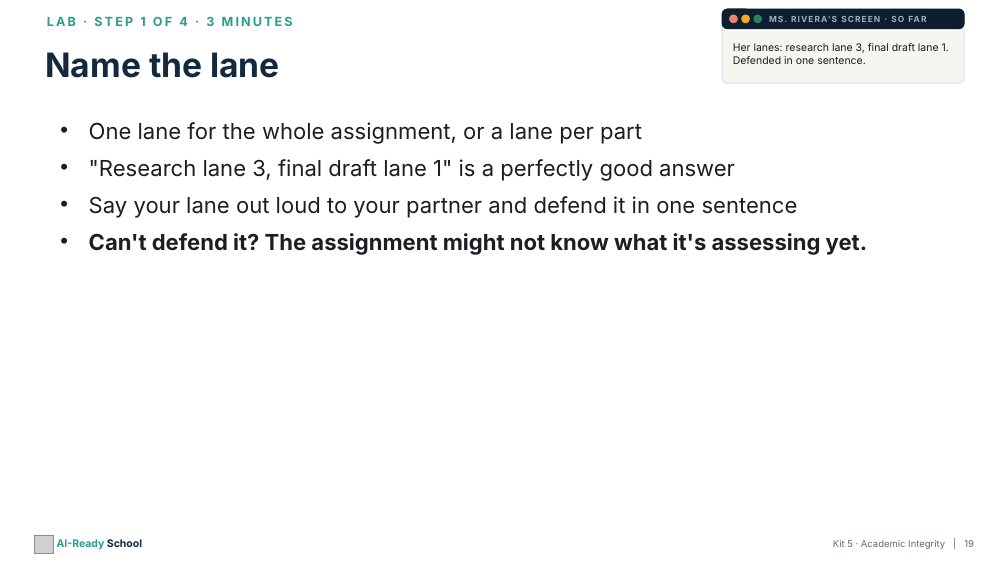
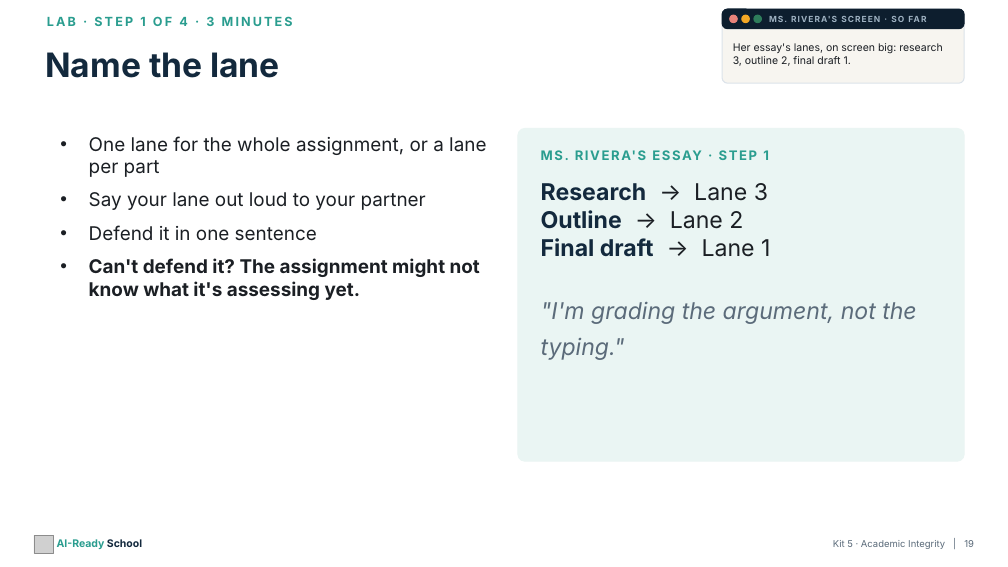
Before and after one commit to aspinozzi1/Ai-School-Ready, a slide deck: slide 19 of kits/kit05/Kit05_PresentationDeck.pptx. Drawn at 1008x567 pixels with LibreOffice and Linux fonts; fonts in the diff are those of the drawing; grey boxes stand for pictures. Boxes give left, top, right and bottom in pixels: in the first picture for what was removed or moved away, otherwise in the second. Text is boxed around its words. In the diff, an @@ line names an element or a change of style, - is before the commit and + after.

```diff
--- a/kits/kit05/Kit05_PresentationDeck.pptx
+++ b/kits/kit05/Kit05_PresentationDeck.pptx
@@ text at (x1=733, y1=43, x2=942, y2=66): text changed @@
-Her lanes: research lane 3, final draft lane 1. Defended in one sentence.
+Her essay's lanes, on screen big: research 3, outline 2, final draft 1.
@@ text "One lane for the whole ..." moved from (x1=89, y1=122, x2=867, y2=255) to (x1=89, y1=136, x2=486, y2=300) @@
@@ text at (x1=89, y1=136, x2=486, y2=300): size 21 to 18 pt in "One lane for the whole assignment, or ...", "Can't defend it? The assignment might not ..." @@
@@ rounded rectangle added at (x1=518, y1=129, x2=964, y2=461), fill #EAF5F3, outline #EAF5F3 1 pt @@
@@ text added at (x1=554, y1=150, x2=769, y2=160), 12.5 pt, text #2A9D8F, bold @@
+MS. RIVERA'S ESSAY · STEP 1
@@ text at (x1=89, y1=192, x2=426, y2=241): text changed; size 21 to 18 pt @@
-• "Research lane 3, final draft lane 1" is a perfectly good answer
-• Say your lane out loud to your partner and defend it in one sentence
+• Say your lane out loud to your partner
+• Defend it in one sentence
@@ text added at (x1=541, y1=183, x2=916, y2=360), 22 pt, text #5B6B7A @@
+Research → Lane 3
+Outline → Lane 2
+Final draft → Lane 1
+"I'm grading the argument, not the typing."
```
Also in this commit, not shown: 14 other slides changed, 19 other files.
